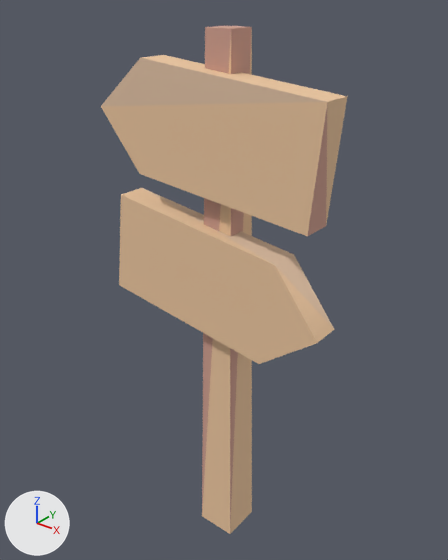
Renders of the glTF model example_game/world/props/signpost.prop/model.glb from each side of a commit.
Before and after are seen from a camera (50 mm lens) standing at (0.735, -0.906, 1.206) and looking at (-0.015, 0.031, 0.625). The axes (+X, +Y, +Z) are drawn at lower left. The lights are the same throughout. The older version comes first. Vertices at exactly the same position are counted once.

Objects in the first picture: 'model'.
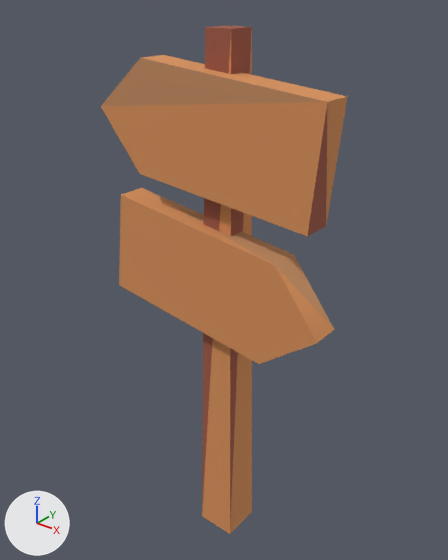
What differs and where, as boxes (x1, y1, x2, y2) in the pictures (448 x 560 px):
part 1 of me_model, recoloured (beige to orange)
    both: (101, 30, 348, 534)
part 2 of me_model, recoloured
    both: (202, 26, 328, 523)

Patch to the scene script:
```diff
--- a/example_game/world/props/signpost.prop/model.glb.py
+++ b/example_game/world/props/signpost.prop/model.glb.py
@@ me_model @@
 me_model.from_pydata(...)  # 28 vertices, 44 faces; spans x -0.268..0.268, y -0.054..0.054, z -0.02..1.13
 # used by ob_model
+# me_model part 1: 34 faces centred in x -0.246..0.247, y -0.054..0.048, z -0.02..1.062 are repainted in the vertex colours; the middle colour goes from beige #edc7a0 to orange #d9915a
+# me_model part 2: 10 faces centred in x -0.021..0.24, y -0.033..0.043, z 0.536..1.13 are repainted in the vertex colours; the middle colour goes from beige #d0a090 to brown #a05a47
 me_model.materials.append(mat_style)
```
